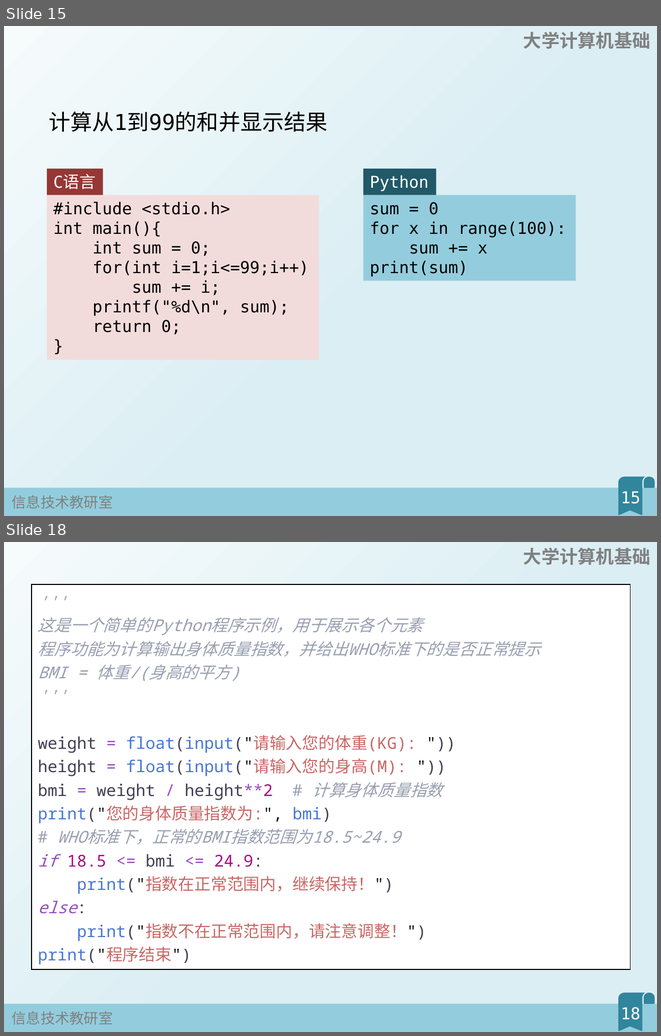
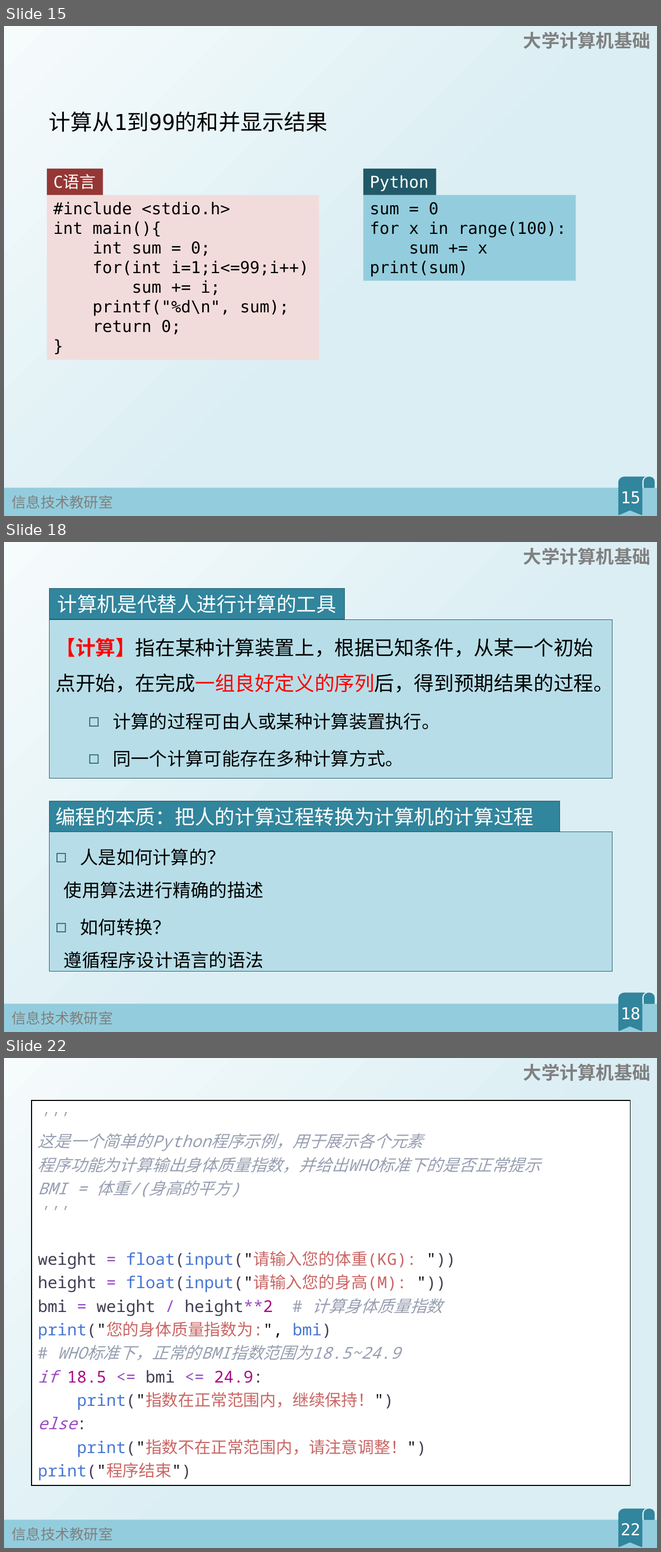
Before and after one commit to fjzfmxd/-, a slide deck: 1Python基本元素/幻灯片.pptx. Shown one above the other, each under a label of ours: slides 15 and 18 before the commit, slides 15, 18 and 22 after it; the slides between them are not shown. The pictures are 661x1036 and 661x1552 pixels, drawn with LibreOffice and Linux fonts; fonts in the diff are those of the drawing. Boxes give left, top, right and bottom in pixels: in the first picture for what was removed or moved away, otherwise in the second. Text is boxed around its words. In the diff, an @@ line names an element or a change of style, - is before the commit and + after.

```diff
--- a/1Python基本元素/幻灯片.pptx
+++ b/1Python基本元素/幻灯片.pptx
@@ slide 18 added at [4,542,657,1032], background gradient #F6FBFC to #DBEEF4; not listed: 4 template elements that a slide beside it also shows @@
@@ rectangle added at [49,588,344,619], fill #31859C, outline #215968 0.75 pt, 22 pt, text #FFFFFF @@
+  计算机是代替人进行计算的工具
@@ text added at [49,620,612,778], fill #B7DEE8, outline #215968 0.75 pt, 22 pt, text #000000 @@
+  【计算】指在某种计算装置上，根据已知条件，从某一个初始点开始，在完成一组良好定义的序列后，得到预期结果的过程。
+    ◻ 计算的过程可由人或某种计算装置执行。
+    ◻ 同一个计算可能存在多种计算方式。
@@ rectangle added at [49,801,559,832], fill #31859C, outline #215968 0.75 pt, 22 pt, text #FFFFFF @@
+编程的本质：把人的计算过程转换为计算机的计算过程
@@ rectangle added at [49,832,612,971], fill #B7DEE8, outline #215968 0.75 pt, 20 pt, text #000000 @@
+  ◻ 人是如何计算的？
+使用算法进行精确的描述
+  ◻ 如何转换？
+遵循程序设计语言的语法
@@ page number added at [621,1007,641,1020], 18 pt, text #FFFFFF @@
+18
@@ what was slide 18 is now slide 22 @@
@@ page number at [621,1523,641,1535]: text changed @@
-18
+22
```
Also in this commit, not shown: 11 slides changed, 6 other slides added, 2 slides removed, 5 other files.
